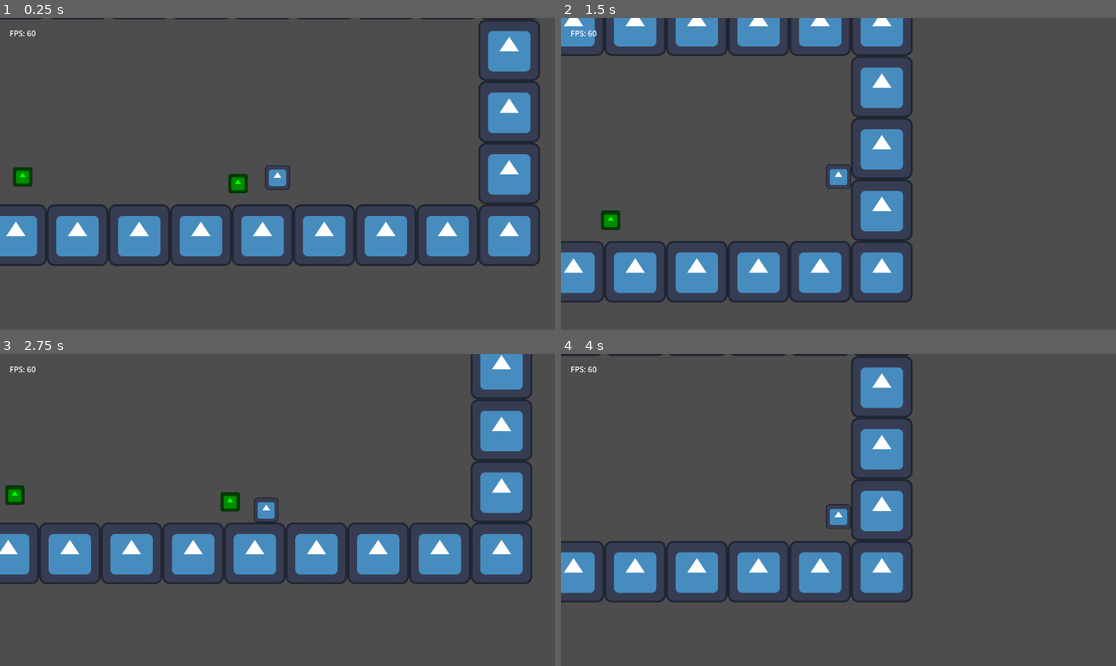
Above: before the commit, frames 1-4 (two rows, left to right).
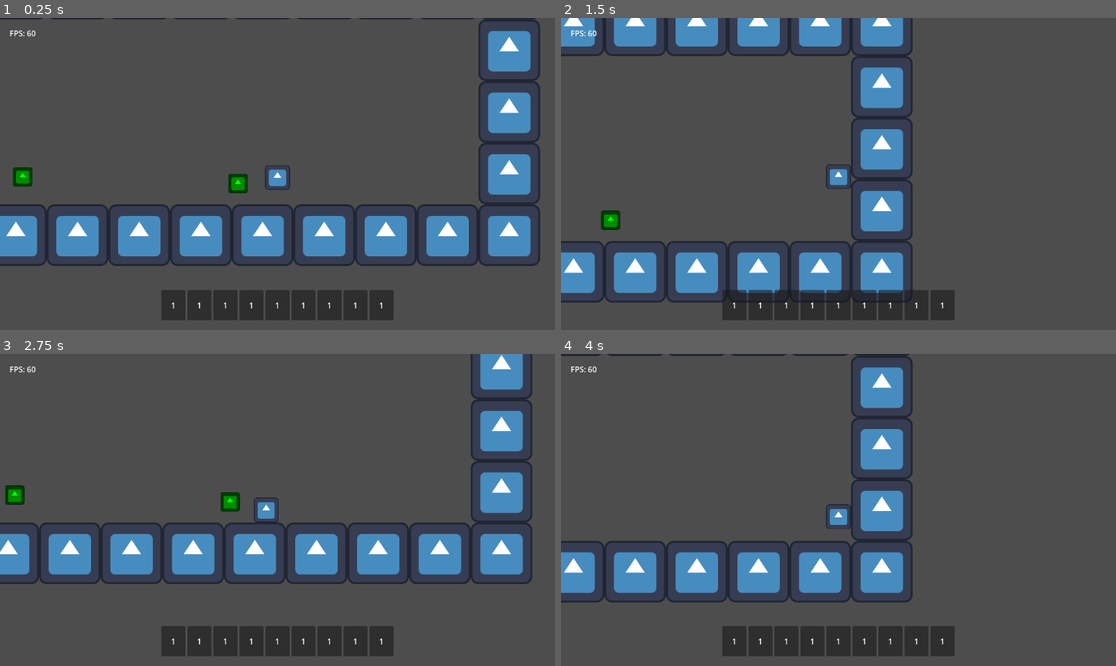
Above: after the commit, the same moments.

Repository: TheHumanMRP/RPG-Life-Tracker
Game: Godot game, scene res://Folders/Systems/Main/Scenes/main_scene.tscn
The game is run twice, just before and just after one commit, with the same random seed, the same clock (stepped at 60 frames per second) and the same inputs. The engine's default icon, where the game draws it, is replaced by a stand-in: a white triangle on a blue panel in a dark square.
Inputs:
- Up to frame 1 (0.25 s): no input
- Up to frame 2 (1.5 s): hold D (move_right) from 0.53 s (still down); tap Space (jump) at 0.77 s
- Up to frame 3 (2.75 s): tap Space (jump) at 1.52 s; release D (move_right) at 2.03 s; hold A (move_left) from 2.03 s (still down)
- Up to frame 4 (4 s): release A (move_left) at 2.78 s; hold D (move_right) from 2.78 s (still down); tap Space (jump) at 3.02, 3.77 s

The runs differ from the first frame. In frame 1, 3.7% of the frame differs, in the area x 29-71%, y 87-97%; in frame 2, 3.5%; in frame 3, 3.7%; in frame 4, 3.7%.
Error before the commit: Parse Error: Could not parse global class "InventorySlot" from "res://Folders/Systems/Inventory_System/Scripts/inventory_slot.gd". (res://Folders/Systems/Inven…
Error after the commit: Invalid access to property or key 'id' on a base object of type 'PanelContainer (InventorySlot)'. (res://Folders/Systems/Inventory_System/Scripts/inventory_hot…

Commit message:
Auto commit at 2026-07-01 18:07:13

Diff:
--- a/Folders/Systems/Inventory_System/Scripts/inventory_slot.gd
+++ b/Folders/Systems/Inventory_System/Scripts/inventory_slot.gd
@@ -26,8 +26,12 @@
 func assaign_item() -> void:
 	check_id()
 
-	if not item_id == EMPTY_SLOT
 	item = Global.get_inventory_logic().get_iten_by_id(item_id)
+
+	check_type_of_item()
+
+	if item_id == EMPTY_SLOT:
+		return
 
 func check_id() -> void:
 	var inventory_items: Array[ItemEntry] = Global.get_inventory()
